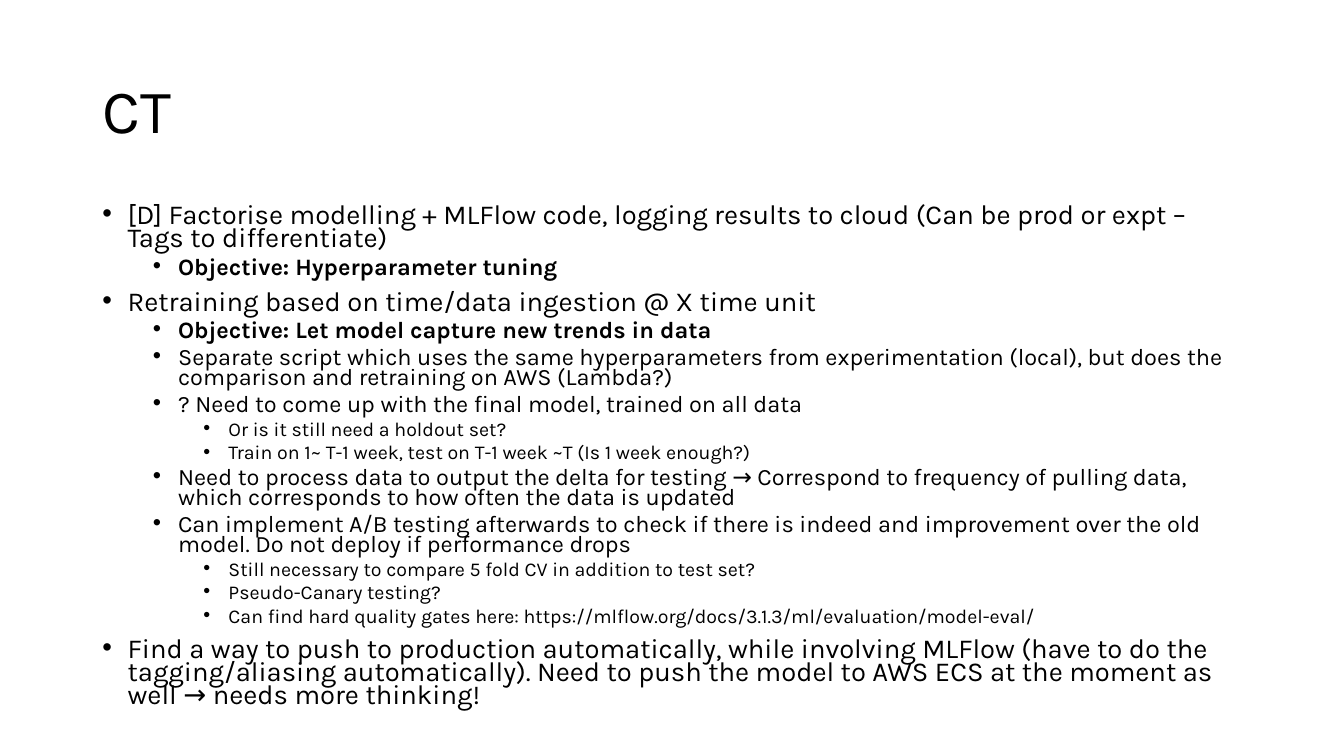
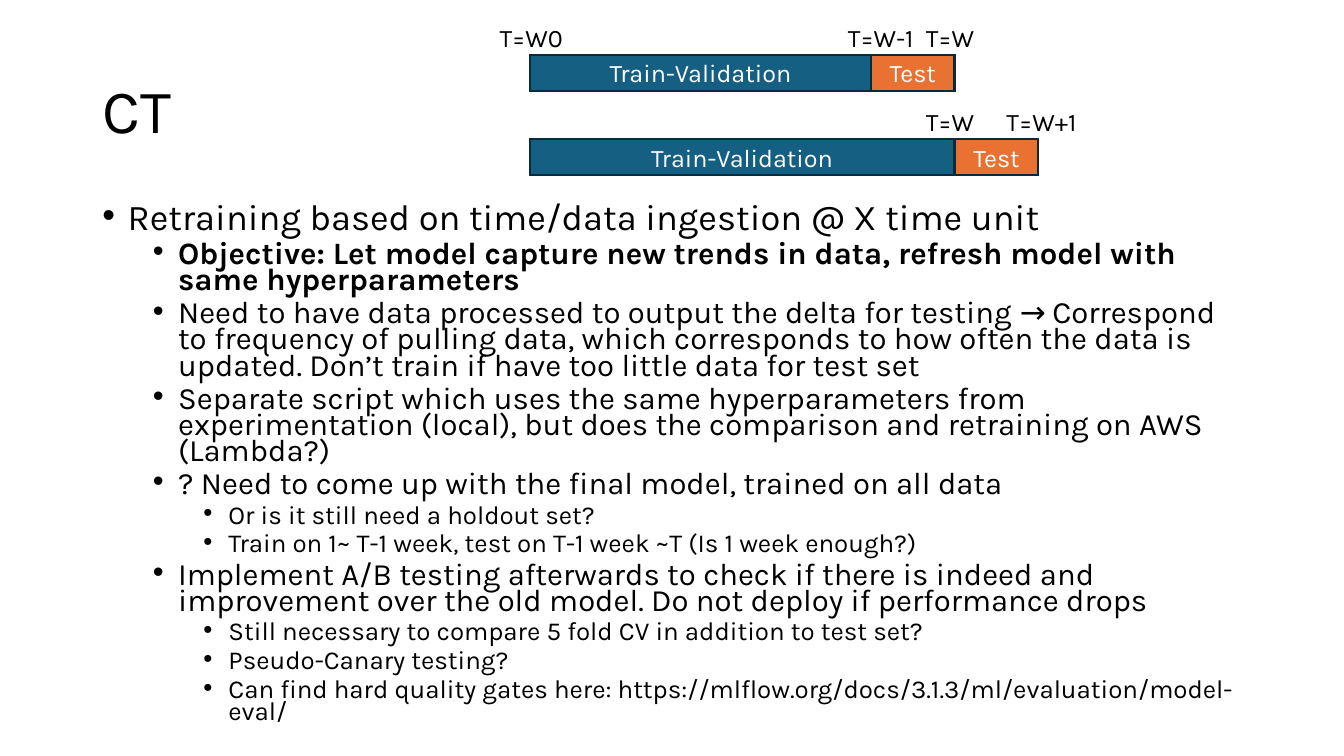
Before and after one commit to ziyu-toh/hdb-resale-prediction, a slide deck: slide 10 of docs/Architecture Overview.pptx (slide 11 before the commit). Drawn at 1344x756 pixels with LibreOffice and Linux fonts; fonts in the diff are those of the drawing. Boxes give left, top, right and bottom in pixels: in the first picture for what was removed or moved away, otherwise in the second. Text is boxed around its words. In the diff, an @@ line names an element or a change of style, - is before the commit and + after.

Commit message:
changed train-test set to be split on last month basis

```diff
--- a/docs/Architecture Overview.pptx
+++ b/docs/Architecture Overview.pptx
@@ text added at [500,31,563,48], 18 pt, text #000000 @@
+T=W0
@@ rectangle added at [530,54,872,91], fill #156082, outline #092A39 1.5 pt, 18 pt, text #FFFFFF @@
+Train-Validation
@@ text added at [848,31,913,47], 18 pt, text #000000 @@
+T=W-1
@@ rectangle added at [871,54,955,91], fill #E97132, outline #092A39 1.5 pt, 18 pt, text #FFFFFF @@
+Test
@@ text added at [926,31,974,47], 18 pt, text #000000 @@
+T=W
@@ text added at [926,115,974,131], 18 pt, text #000000 @@
+T=W
@@ text added at [1006,115,1076,131], 18 pt, text #000000 @@
+T=W+1
@@ rectangle added at [530,139,955,175], fill #156082, outline #092A39 1.5 pt, 18 pt, text #FFFFFF @@
+Train-Validation
@@ rectangle added at [955,139,1038,175], fill #E97132, outline #092A39 1.5 pt, 18 pt, text #FFFFFF @@
+Test
@@ text at [128,204,1166,281]: paragraphs removed @@
-• [D] Factorise modelling + MLFlow code, logging results to cloud (Can be prod or expt – Tags to differentiate)
-  • Objective: Hyperparameter tuning
@@ text at [128,203,1233,722]: size 19.6 to 25.9 pt in "Retraining based on time/data ingestion @ X ..."; size 16.8 to 22.2 pt in "Separate script which uses the same hyperparameters ...", "? Need to come up with the ..."; size 14 to 18.5 pt in "Or is it still need a holdout ...", "Train on 1~ T-1 week, test on ...", "Still necessary to compare 5 fold CV ...", "Pseudo-Canary testing?" and 1 more places @@
@@ text at [178,237,1215,383]: text changed; size 16.8 to 22.2 pt; bold off @@
-  • Objective: Let model capture new trends in data
+  • Objective: Let model capture new trends in data, refresh model with same hyperparameters
+  • Need to have data processed to output the delta for testing → Correspond to frequency of pulling data, which corresponds to how often the data is updated. Don’t train if have too little data for test set
@@ text at [178,557,1147,618]: text changed; size 16.8 to 22.2 pt @@
-  • Need to process data to output the delta for testing → Correspond to frequency of pulling data, which corresponds to how often the data is updated
-  • Can implement A/B testing afterwards to check if there is indeed and improvement over the old model. Do not deploy if performance drops
+  • Implement A/B testing afterwards to check if there is indeed and improvement over the old model. Do not deploy if performance drops
@@ text at [128,638,1212,711]: paragraph removed @@
-• Find a way to push to production automatically, while involving MLFlow (have to do the tagging/aliasing automatically). Need to push the model to AWS ECS at the moment as well → needs more thinking!
```
Also in this commit, not shown: 4 other slides changed, 2 slides added, 1 other file.
